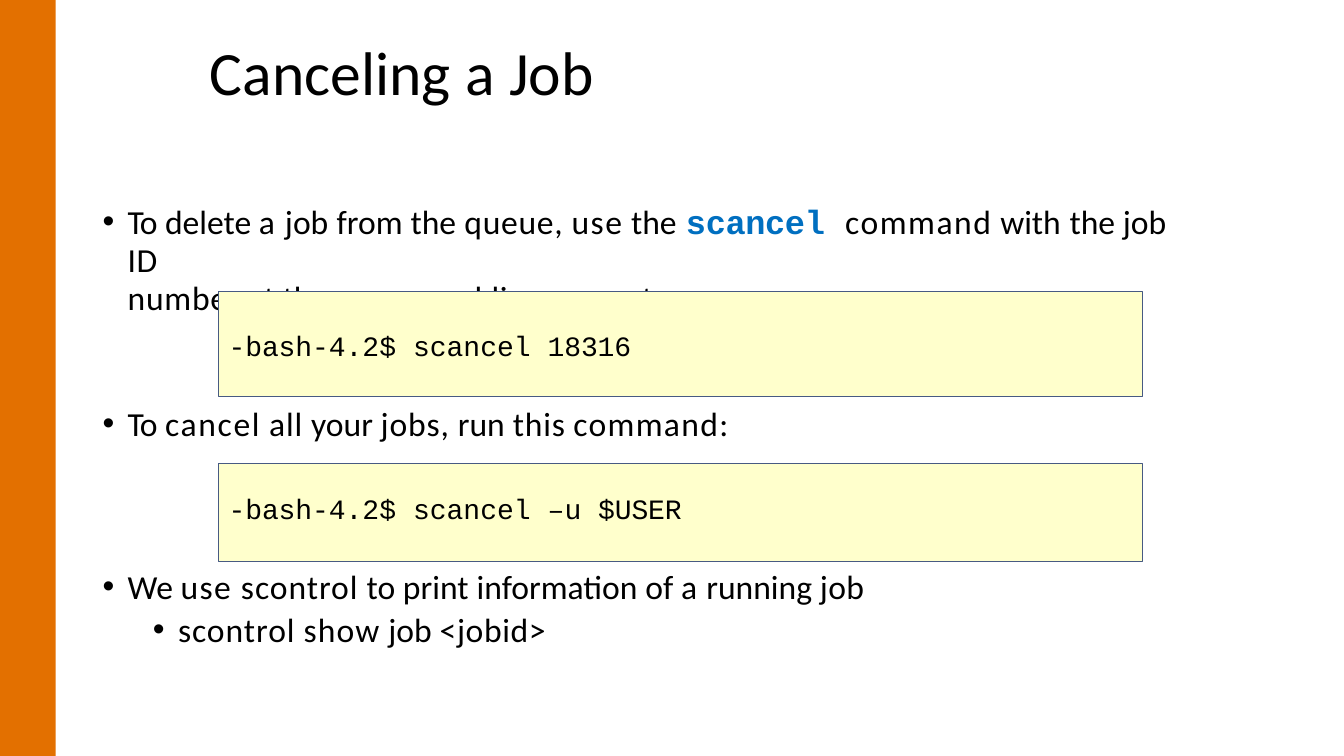
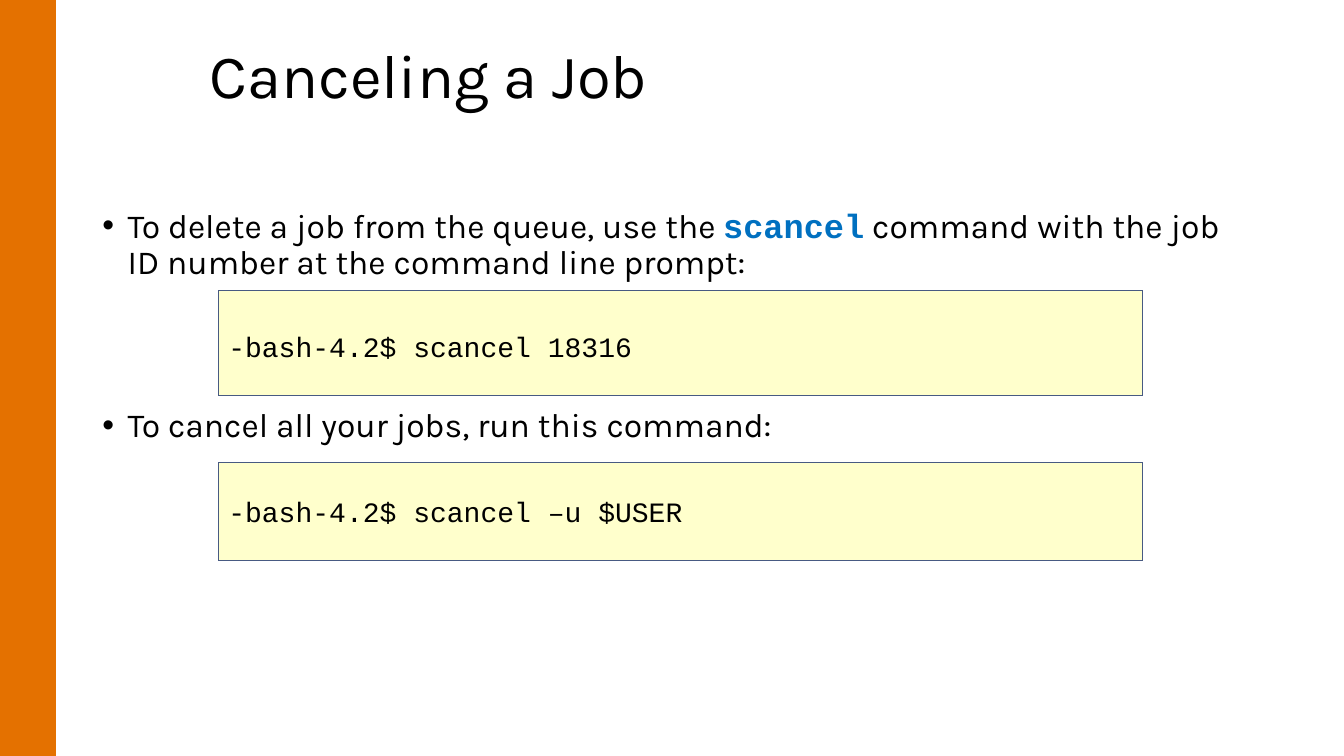
Before and after one commit to uvarc/rc-learning, a slide deck: slide 38 of content/notes/rio-intro/rio-intro.pptx (slide 28 before the commit). Drawn at 1344x756 pixels with LibreOffice and Linux fonts; fonts in the diff are those of the drawing; background and template pictures are left out. Boxes give left, top, right and bottom in pixels: in the first picture for what was removed or moved away, otherwise in the second. Text is boxed around its words. In the diff, an @@ line names an element or a change of style, - is before the commit and + after.

```diff
--- a/content/notes/rio-intro/rio-intro.pptx
+++ b/content/notes/rio-intro/rio-intro.pptx
@@ title "Canceling a Job" at (x1=210, y1=55, x2=647, y2=113): font Calibri to Karla; letter spacing -0.2 to 0 pt in "Job"; indent changed; line spacing 1 to 0.9; less space between paragraphs @@
@@ text at (x1=128, y1=213, x2=1220, y2=446): text changed; font Calibri to Karla @@
-• To delete a job from the queue, use the scancel command with the job ID
-number at the command line prompt:
+• To delete a job from the queue, use the scancel command with the job ID number at the command line prompt:
+• To cancel all your jobs, run this command:
@@ rectangle "-bash-4.2$ scancel 18316" at (x1=219, y1=290, x2=1143, y2=395): letter spacing -0.1 to 0 pt in "-bash-4.2$ 18316"; indent changed; outline #475A82 0.75 pt to #485A82 0.75 pt @@
@@ text removed at (x1=128, y1=412, x2=728, y2=442) @@
-• To cancel all your jobs, run this command:
@@ rectangle "-bash-4.2$ scancel –u $USER" at (x1=219, y1=463, x2=1143, y2=562): letter spacing -0.1 to 0 pt in "-bash-4.2$ –u $USER"; indent changed; less space between paragraphs; outline #475A82 0.75 pt to #485A82 0.75 pt @@
@@ text removed at (x1=128, y1=575, x2=864, y2=648) @@
-• We use scontrol to print information of a running job
-  • scontrol show job <jobid>
```
Also in this commit, not shown: 26 other slides changed, 13 slides added, 3 slides removed, 1 other file.
